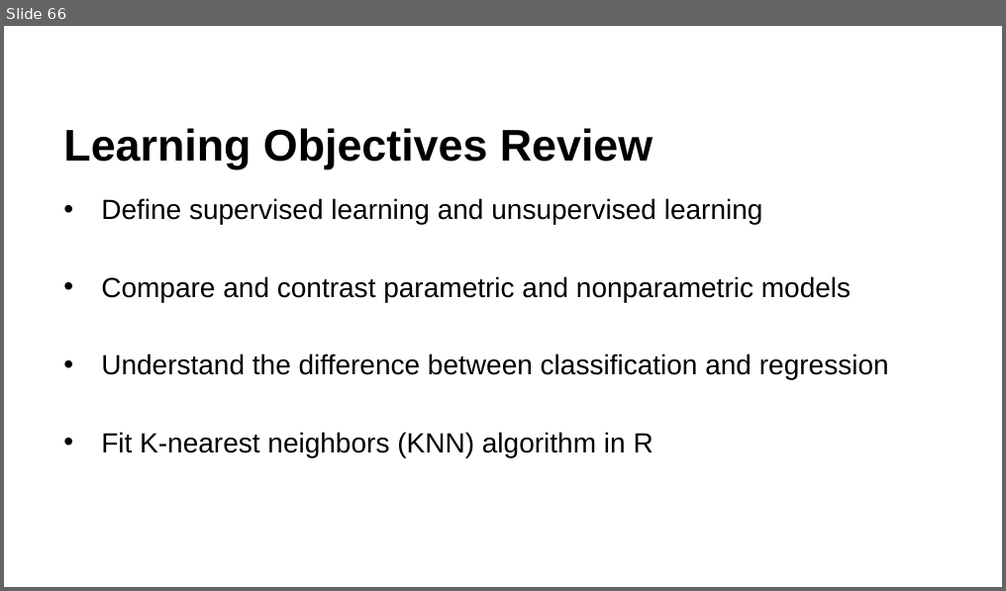
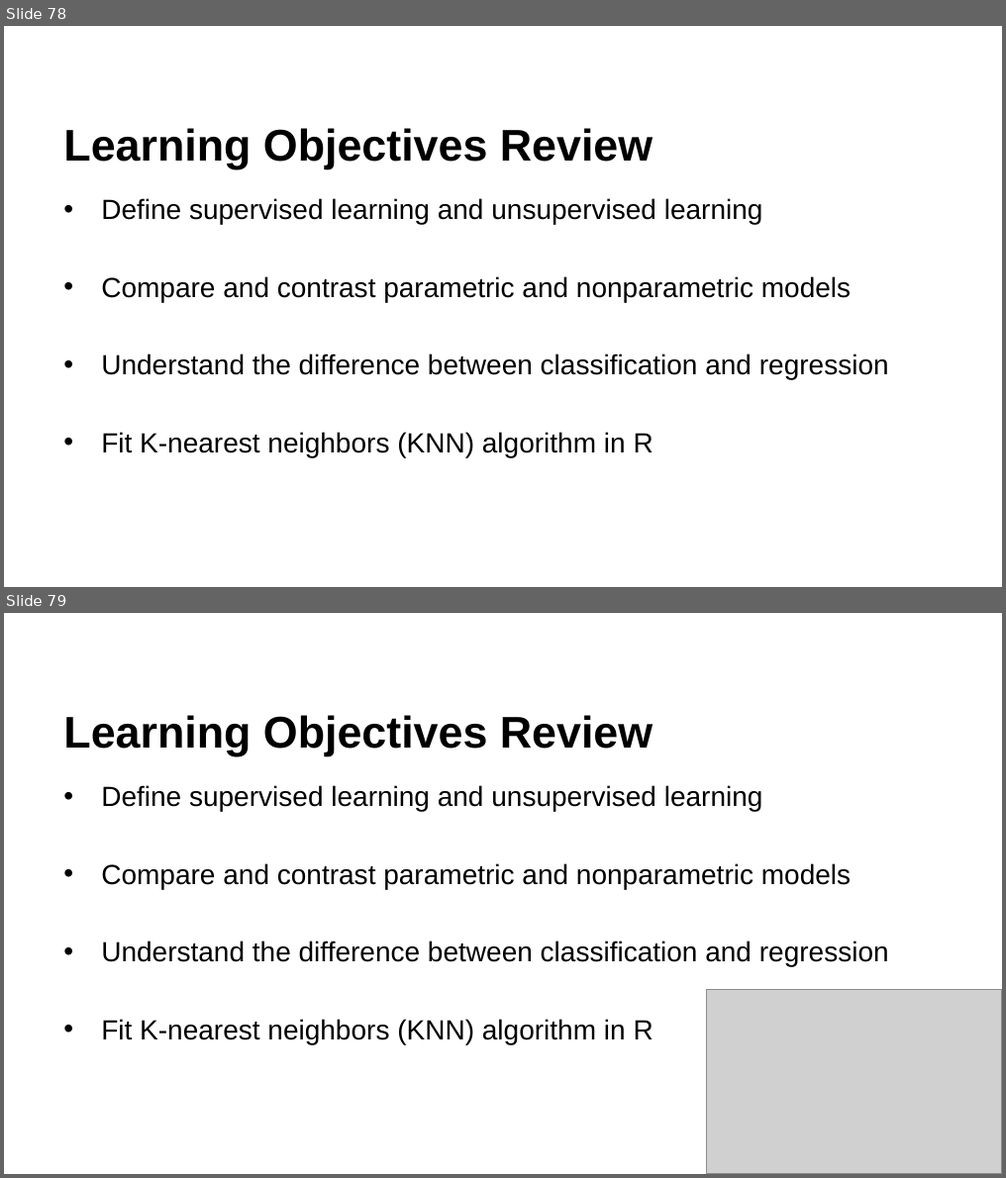
Before and after one commit to krisawilson/knn-workshop-spr25, a slide deck: k-nearest-neighbors.pptx. Shown one above the other, each under a label of ours: slide 66 before the commit, slides 78 and 79 after it. The pictures are 1006x591 and 1006x1178 pixels, drawn with LibreOffice and Linux fonts; fonts in the diff are those of the drawing; grey boxes stand for pictures; background and template pictures are left out. Boxes give left, top, right and bottom in pixels: in the first picture for what was removed or moved away, otherwise in the second. Text is boxed around its words. In the diff, an @@ line names an element or a change of style, - is before the commit and + after.

```diff
--- a/k-nearest-neighbors.pptx
+++ b/k-nearest-neighbors.pptx
@@ slide 79 added at [4, 613, 1002, 1174], background #FFFFFF @@
@@ title added at [63, 715, 652, 757], 32 pt, text #000000, bold @@
+Learning Objectives Review
@@ text added at [101, 785, 889, 1045], 20 pt, text #000000 @@
+• Define supervised learning and unsupervised learning
+• Compare and contrast parametric and nonparametric models
+• Understand the difference between classification and regression
+• Fit K-nearest neighbors (KNN) algorithm in R
@@ picture added at [707, 989, 1002, 1173] @@
@@ what was slide 66 is now slide 78 @@
```
Also in this commit, not shown: 3 slides changed, 14 other slides added, 1 slide removed, 2 other files.
